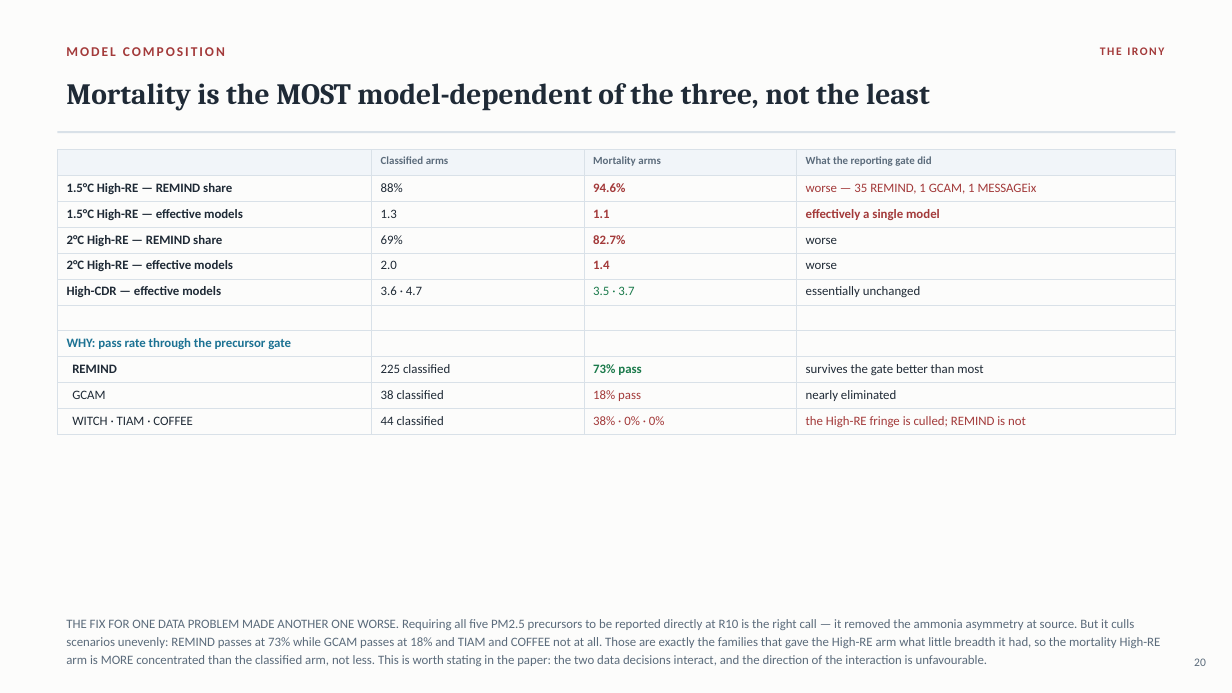
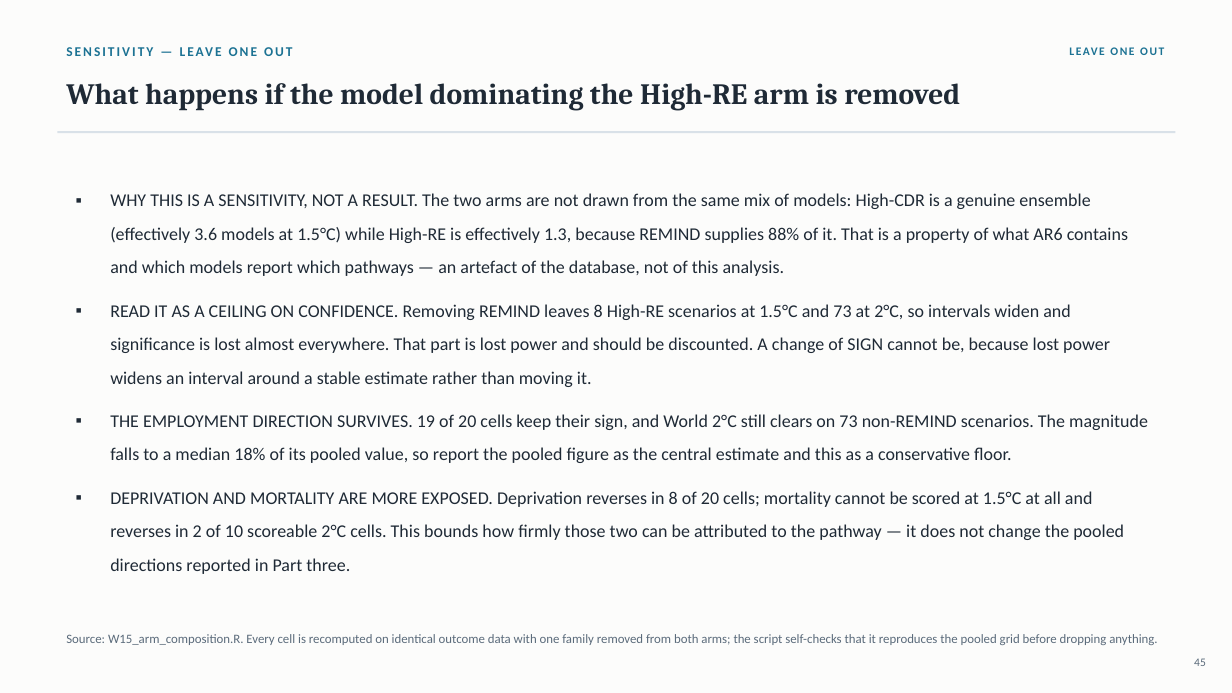
Before and after one commit to cwejnert/COMPASS-Database---Dissertation-Paper-1, a slide deck: slide 45 of decks/COMPASS_Paper1_final_8.25.pptx (slide 20 before the commit). Drawn at 1232x693 pixels with LibreOffice and Linux fonts; fonts in the diff are those of the drawing. Boxes give left, top, right and bottom in pixels: in the first picture for what was removed or moved away, otherwise in the second. Text is boxed around its words. In the diff, an @@ line names an element or a change of style, - is before the commit and + after.

```diff
--- a/decks/COMPASS_Paper1_final_8.25.pptx
+++ b/decks/COMPASS_Paper1_final_8.25.pptx
@@ text at (66, 47, 225, 56): text changed; text colour #A33A3A to #1C7293 @@
-MODEL COMPOSITION
+SENSITIVITY — LEAVE ONE OUT
@@ text at (1100, 47, 1164, 55): text changed; text colour #A33A3A to #1C7293 @@
-THE IRONY
+LEAVE ONE OUT
@@ text at (66, 83, 960, 110): text changed @@
-Mortality is the MOST model-dependent of the three, not the least
+What happens if the model dominating the High-RE arm is removed
@@ table removed at (57, 150, 1176, 431), 11 rows, 4 columns @@
- | Classified arms | Mortality arms | What the reporting gate did
-1.5°C High-RE — REMIND share | 88% | 94.6% | worse — 35 REMIND, 1 GCAM, 1 MESSAGEix
-1.5°C High-RE — effective models | 1.3 | 1.1 | effectively a single model
-2°C High-RE — REMIND share | 69% | 82.7% | worse
-2°C High-RE — effective models | 2.0 | 1.4 | worse
-High-CDR — effective models | 3.6 · 4.7 | 3.5 · 3.7 | essentially unchanged
- |  |  | 
-WHY: pass rate through the precursor gate |  |  | 
-REMIND | 225 classified | 73% pass | survives the gate better than most
-GCAM | 38 classified | 18% pass | nearly eliminated
-WITCH · TIAM · COFFEE | 44 classified | 38% · 0% · 0% | the High-RE fringe is culled; REMIND is not
@@ text added at (110, 193, 1148, 574), 14 pt, text #1F2A36 @@
+▪ WHY THIS IS A SENSITIVITY, NOT A RESULT. The two arms are not drawn from the same mix of models: High-CDR is a genuine ensemble (effectively 3.6 models at 1.5°C) while High-RE is effectively 1.3, because REMIND supplies 88% of it. That is a property of what AR6 contains and which models report which pathways — an artefact of the database, not of this analysis.
+▪ READ IT AS A CEILING ON CONFIDENCE. Removing REMIND leaves 8 High-RE scenarios at 1.5°C and 73 at 2°C, so intervals widen and significance is lost almost everywhere. That part is lost power and should be discounted. A change of SIGN cannot be, because lost power widens an interval around a stable estimate rather than moving it.
+▪ THE EMPLOYMENT DIRECTION SURVIVES. 19 of 20 cells keep their sign, and World 2°C still clears on 73 non-REMIND scenarios. The magnitude falls to a median 18% of its pooled value, so report the pooled figure as the central estimate and this as a conservative floor.
+▪ DEPRIVATION AND MORTALITY ARE MORE EXPOSED. Deprivation reverses in 8 of 20 cells; mortality cannot be scored at 1.5°C at all and reverses in 2 of 10 scoreable 2°C cells. This bounds how firmly those two can be attributed to the pathway — it does not change the pooled directions reported in Part three.
@@ text at (66, 634, 1157, 645): text changed @@
-THE FIX FOR ONE DATA PROBLEM MADE ANOTHER ONE WORSE. Requiring all five PM2.5 precursors to be reported directly at R10 is the right call — it removed the ammonia asymmetry at source. But it culls scenarios unevenly: REMIND passes at 73% while GCAM passes at 18% and TIAM and COFFEE not at all. Those are exactly the families that gave the High-RE arm what little breadth it had, so the mortality High-RE arm is MORE concentrated than the classified arm, not less. This is worth stating in the paper: the two data decisions interact, and the direction of the interaction is unfavourable.
+Source: W15_arm_composition.R. Every cell is recomputed on identical outcome data with one family removed from both arms; the script self-checks that it reproduces the pooled grid before dropping anything.
@@ text at (1194, 658, 1206, 666): text changed @@
-20
+45
```
Also in this commit, not shown: 32 other slides changed, 1 slide added, 2 other files.
